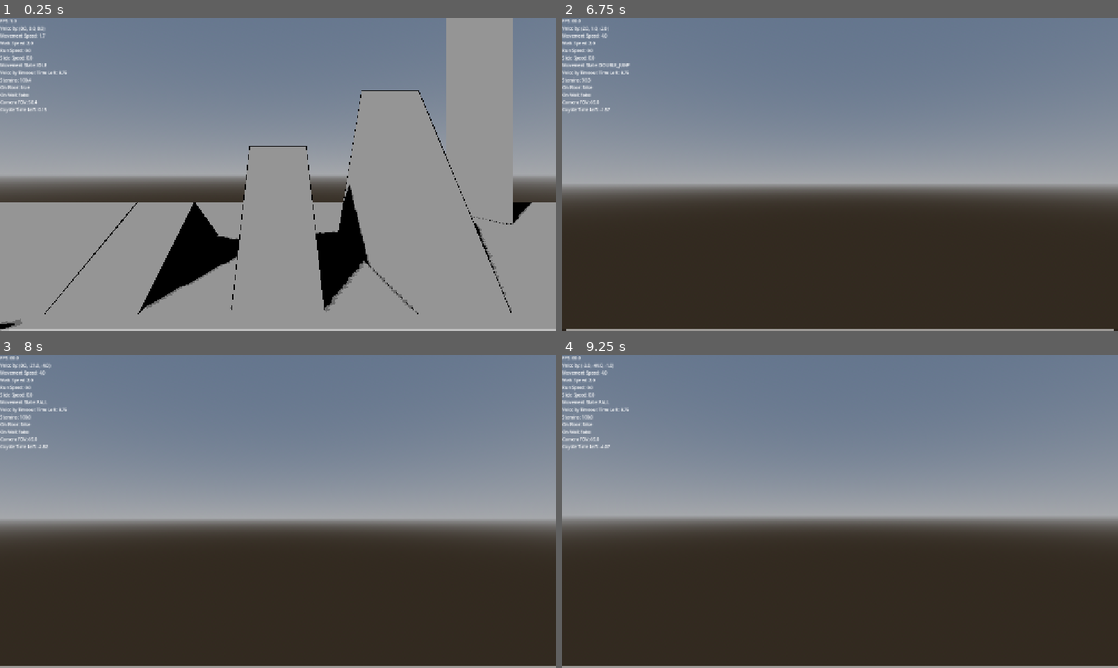
Above: before the commit, frames 1-4 (two rows, left to right).
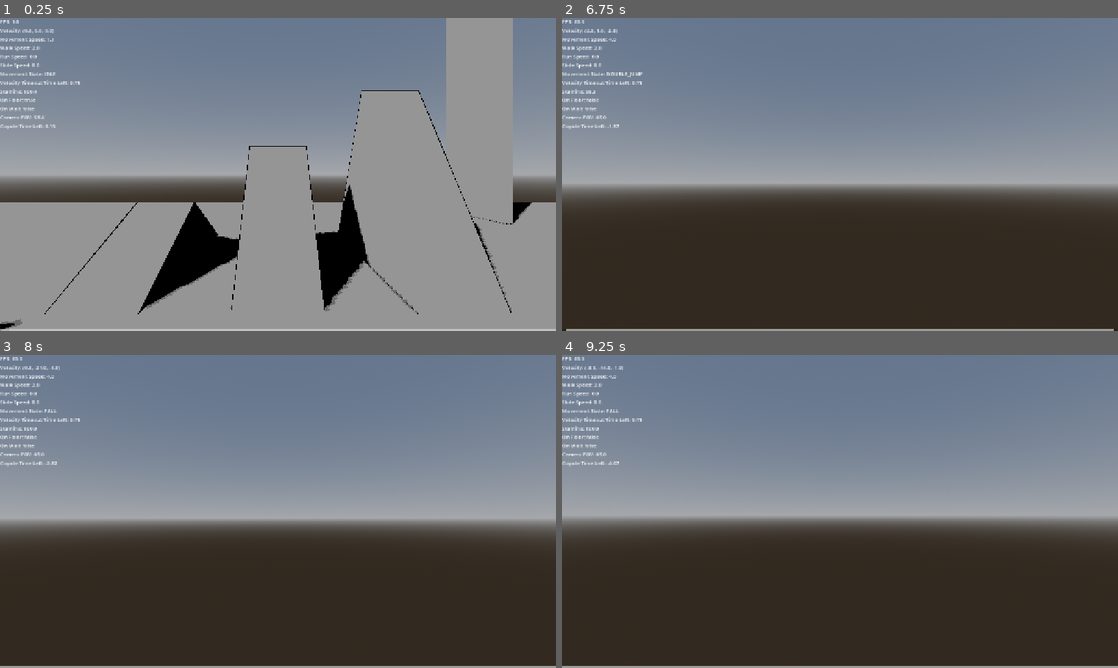
Above: after the commit, the same moments.

Repository: naxemis/multiplayer-fps
Game: Godot game, scene res://scenes/root/root.tscn
Same seed, same stepped clock (60 frames per second), same inputs: the game is played once before the commit and once after it.
Inputs (mouse positions are in pixels of both pictures, inside the frame that each line leads up to):
- Up to frame 1 (0.25 s): no input
- Up to frame 2 (6.75 s): move the mouse to (867, 174) at 0.52 s; hold Shift (run) 0.53-1.28 s; hold W (forward) 0.53-5.78 s; tap Ctrl (change_wall_jump_direction) at 0.77, 1.52, 3.02, 3.77, 4.52, 6.02 s; tap C (slide) at 0.8, 1.35, 2.3 s; move the mouse to (812, 174) at 1.27 s; tap Shift (run) at 1.55, 2.85, 4.35, 6.05 s; move the mouse to (851, 168) at 2.02 s; hold Middle mouse button (free_look) 2.03-2.78 s; move the mouse to (834, 180) at 2.77 s; move the mouse to (878, 177) at 3.52 s; hold C (slide) 3.53-4.28 s; move the mouse to (795, 171) at 4.27 s; move the mouse to (845, 174) at 5.02 s; hold C (slide) 5.03-5.78 s; tap Enter at 5.75 s; move the mouse to (817, 168) at 5.77 s; hold D (right) 5.78-6.53 s; tap Middle mouse button (free_look) at 5.85 s; tap Space (jump) at 6.5 s; move the mouse to (867, 174) at 6.52 s; hold W (forward) from 6.53 s (still down); hold Shift (run) from 6.53 s (still down)
- Up to frame 3 (8 s): keep holding W (forward); tap Ctrl (change_wall_jump_direction) at 6.77, 7.52 s; tap C (slide) at 6.8, 7.35 s; tap Enter at 7.25 s; move the mouse to (250, 511) at 7.27 s; release Shift (run) at 7.28 s; tap Shift (run) at 7.55 s
- Up to frame 4 (9.25 s): tap Space (jump) at 8 s; move the mouse to (851, 505) at 8.02 s; hold Shift (run) 8.03-8.78 s; tap C (slide) at 8.3, 8.85 s; tap Enter at 8.75 s; move the mouse to (834, 517) at 8.77 s; release W (forward) at 8.78 s; hold A (left) from 8.78 s (still down); tap Ctrl (change_wall_jump_direction) at 9.02 s; tap Shift (run) at 9.05 s

The runs differ from the first frame. In frame 1, 1.2% of the frame differs, in the area x 0-15%, y 0-36%; in frame 2, 1.2%; in frame 3, 1.2%; in frame 4, 1.2%.

Commit message:
chore(player): add todo for moving up slopes bug

Diff:
--- a/scenes/player/player.tscn
+++ b/scenes/player/player.tscn
@@ -394,7 +394,7 @@
 unique_name_in_owner = true
 offset_right = 40.0
 offset_bottom = 23.0
-theme_override_font_sizes/font_size = 10
+theme_override_font_sizes/font_size = 12
 
 [node name="StaminaBar" type="TextureProgressBar" parent="." unique_id=1781604602]
 unique_name_in_owner = true
--- a/scripts/player/player.gd
+++ b/scripts/player/player.gd
@@ -2,12 +2,18 @@
 extends CharacterBody3D
 
 # TODO (REFACTOR PLAN):
-# refactor the code by splitting it into multiple scripts and using composition instead of having everything in one script;
-# for example, create separate scripts for handling movement states, stamina, collision shape animations, etc.
-# and then have the Player script use those components to manage the player's behavior.
-# This will make the code more organized, easier to read, and maintainable in the long run.
+# TODO: Refactor the code by splitting it into multiple scripts and using composition instead of having everything in one script;
+# TODO: For example, create separate scripts for handling movement states, stamina, collision shape animations, etc.
+# TODO: Then have the Player script use those components to manage the player's behavior.
+# TODO: This will make the code more organized, easier to read, and maintainable in the long run.
 #
 # https://github.com/naxemis/multiplayer-fps/issues/1
+
+# TODO (MOVING UP SLOPES BUG):
+# TODO: Movement on slopes is still bugged. Slopes can randomly block players - especially when they are trying to run or slide up them.
+# TODO: This is probably because of the way the movement speed is calculated and how it interacts with the slope.
+# TODO: The problem presists even on small slopes, so it is not a problem of the player being blocked by the slope itself.
+# TODO: Fix the problem when extracting code to seperate scripts, because it' not clear how to do it without breaking the code even more.
 
 #region Velocity Timeout
 @export_category("Velocity Timeout")
